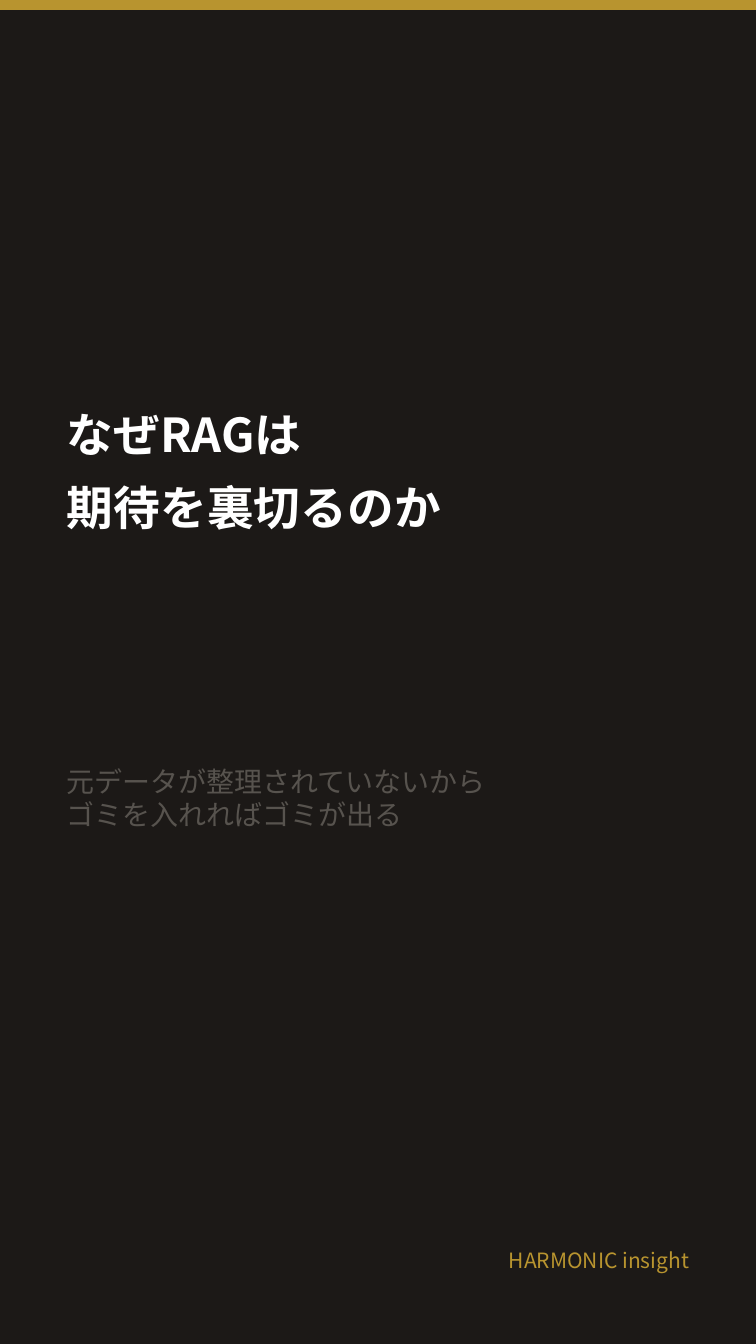
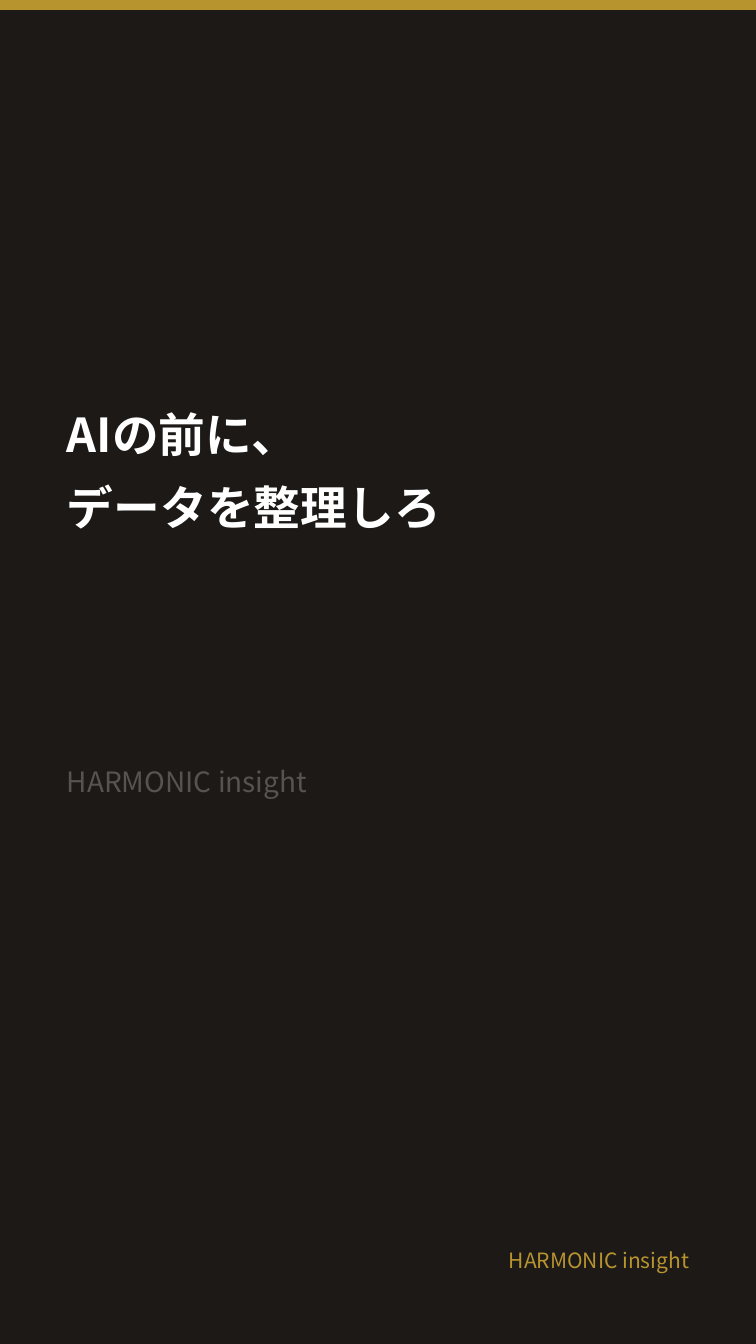
Before and after one commit to HarmonicInsight/harmonic-marketing, a slide deck: slide 6 of content/youtube/shorts/SHORT_LLM_02_rag_honne.pptx (slide 4 before the commit). Drawn at 756x1344 pixels with LibreOffice and Linux fonts; fonts in the diff are those of the drawing. Boxes give left, top, right and bottom in pixels: in the first picture for what was removed or moved away, otherwise in the second. Text is boxed around its words. In the diff, an @@ line names an element or a change of style, - is before the commit and + after.

```diff
--- a/content/youtube/shorts/SHORT_LLM_02_rag_honne.pptx
+++ b/content/youtube/shorts/SHORT_LLM_02_rag_honne.pptx
@@ text at (67, 412, 441, 529): text changed @@
-なぜRAGは
-期待を裏切るのか
+AIの前に、
+データを整理しろ
@@ text at (67, 770, 307, 799): text changed @@
-元データが整理されていないから
-ゴミを入れればゴミが出る
+HARMONIC insight
```
Also in this commit, not shown: 1 other slide changed, 4 slides added, 4 slides removed, 17 other files.
